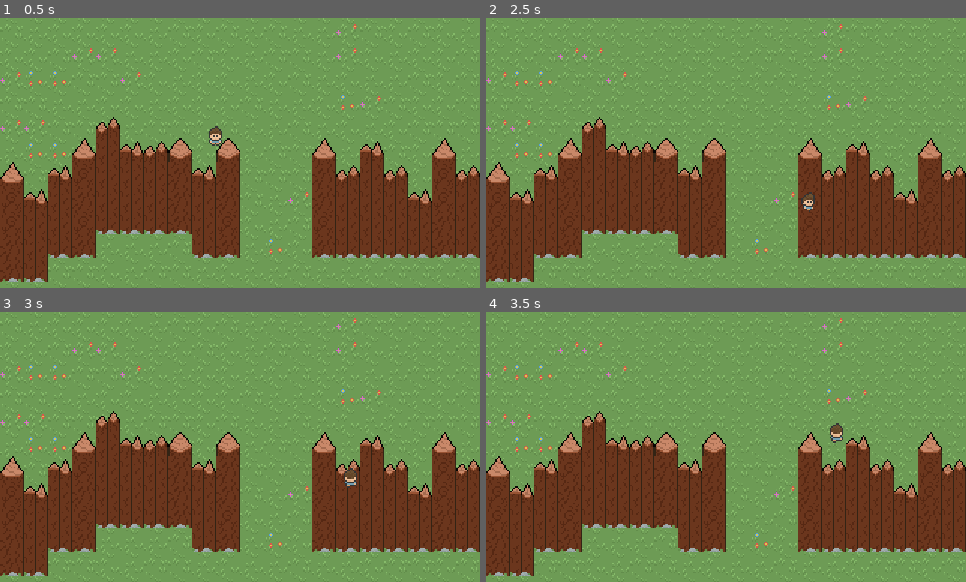
Above: before the commit, frames 1-4 (two rows, left to right).
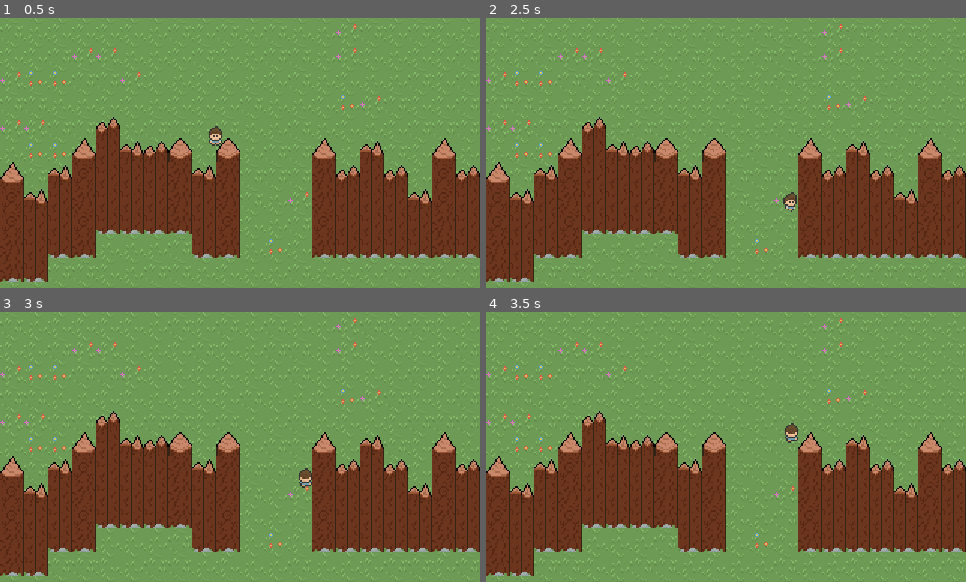
Above: after the commit, the same moments.

Repository: denis0bej/appsters
Game: Godot game, scene res://Scenes/main_scene.tscn
Same seed, same stepped clock (60 frames per second), same inputs: the game is played once before the commit and once after it.
Inputs:
- Up to frame 1 (0.5 s): no input
- Up to frame 2 (2.5 s): tap Enter at 0.5 s; hold D (walk_right) 0.53-1.28 s; hold S (walk_down) 1.28-2.03 s; hold D (walk_right) from 2.03 s (still down)
- Up to frame 3 (3 s): release D (walk_right) at 2.78 s; hold W (walk_up) from 2.78 s (still down)
- Up to frame 4 (3.5 s): keep holding W (walk_up)

Frame 1 is identical in both runs. In frame 2, 0.3% of the frame differs, in the area x 61-69%, y 64-72%; in frame 3, 0.3%; in frame 4, 0.3%, in the area x 62-75%, y 41-49%.

Commit message:
am bagat gardu ca lumea l a intrare
si modificat hitbox la player

Diff:
--- a/Scenes/main_scene.tscn
+++ b/Scenes/main_scene.tscn
@@ -23,27 +23,40 @@
 [sub_resource type="TileSetAtlasSource" id="TileSetAtlasSource_x6ack"]
 texture = ExtResource("2_jv6wh")
 0:1/0 = 0
+0:1/0/y_sort_origin = 7
 0:2/0 = 0
+0:2/0/physics_layer_0/polygon_0/points = PackedVector2Array(-8, -8, 8, -8, 8, 8, -8, 8)
 0:3/0 = 0
+0:3/0/physics_layer_0/polygon_0/points = PackedVector2Array(-8, -8, 8, -8, 8, 8, -8, 8)
 1:1/0 = 0
+1:1/0/y_sort_origin = 7
 2:0/0 = 0
+2:0/0/y_sort_origin = 7
 2:1/0 = 0
+2:1/0/physics_layer_0/polygon_0/points = PackedVector2Array(-8, -8, -8, 8, 8, 8, 8, -8)
 2:2/0 = 0
+2:2/0/physics_layer_0/polygon_0/points = PackedVector2Array(-8, -8, -8, 8, 8, 8, 8, -8)
 2:3/0 = 0
+2:3/0/physics_layer_0/polygon_0/points = PackedVector2Array(-8, -8, 8, -8, 8, 8, -8, 8)
 3:0/0 = 0
+3:0/0/y_sort_origin = 7
 
 [sub_resource type="TileSet" id="TileSet_iacmt"]
+physics_layer_0/collision_layer = 1
 sources/0 = SubResource("TileSetAtlasSource_x6ack")
 
 [node name="MainScene" type="Node2D"]
+y_sort_enabled = true
 
 [node name="GroundLayer" type="TileMapLayer" parent="."]
 tile_map_data = PackedByteArray("AAAEAAEAAAAEAAAAAAAEAAIAAAABAAAAAAAEAAMAAAAAAAAAAAAEAAQAAAABAAAAAAAEAAUAAAACAAAAAAAEAA …(78256 unchanged characters)…
 tile_set = SubResource("TileSet_x6ack")
 
 [node name="WallLayer" type="TileMapLayer" parent="."]
+y_sort_enabled = true
 tile_map_data = PackedByteArray("AAAAAAkAAAACAAEAAAAAAAoAAAACAAMAAAAAAAcAAAACAAIAAAAAAAgAAAACAAIAAAADAAkAAAACAAMAAAADAA …(1104 unchanged characters)…
 tile_set = SubResource("TileSet_iacmt")
 
 [node name="Player" parent="." instance=ExtResource("1_52fb6")]
+y_sort_enabled = true
 position = Vector2(144, 79)
--- a/Scenes/player.tscn
+++ b/Scenes/player.tscn
@@ -187,7 +187,7 @@
 }]
 
 [sub_resource type="CircleShape2D" id="CircleShape2D_fs7ks"]
-radius = 6.0
+radius = 4.0
 
 [node name="Player" type="CharacterBody2D"]
 script = ExtResource("1_cvnsp")
@@ -198,4 +198,5 @@
 animation = &"Run_South"
 
 [node name="CollisionShape2D" type="CollisionShape2D" parent="."]
+position = Vector2(0, 3)
 shape = SubResource("CircleShape2D_fs7ks")
